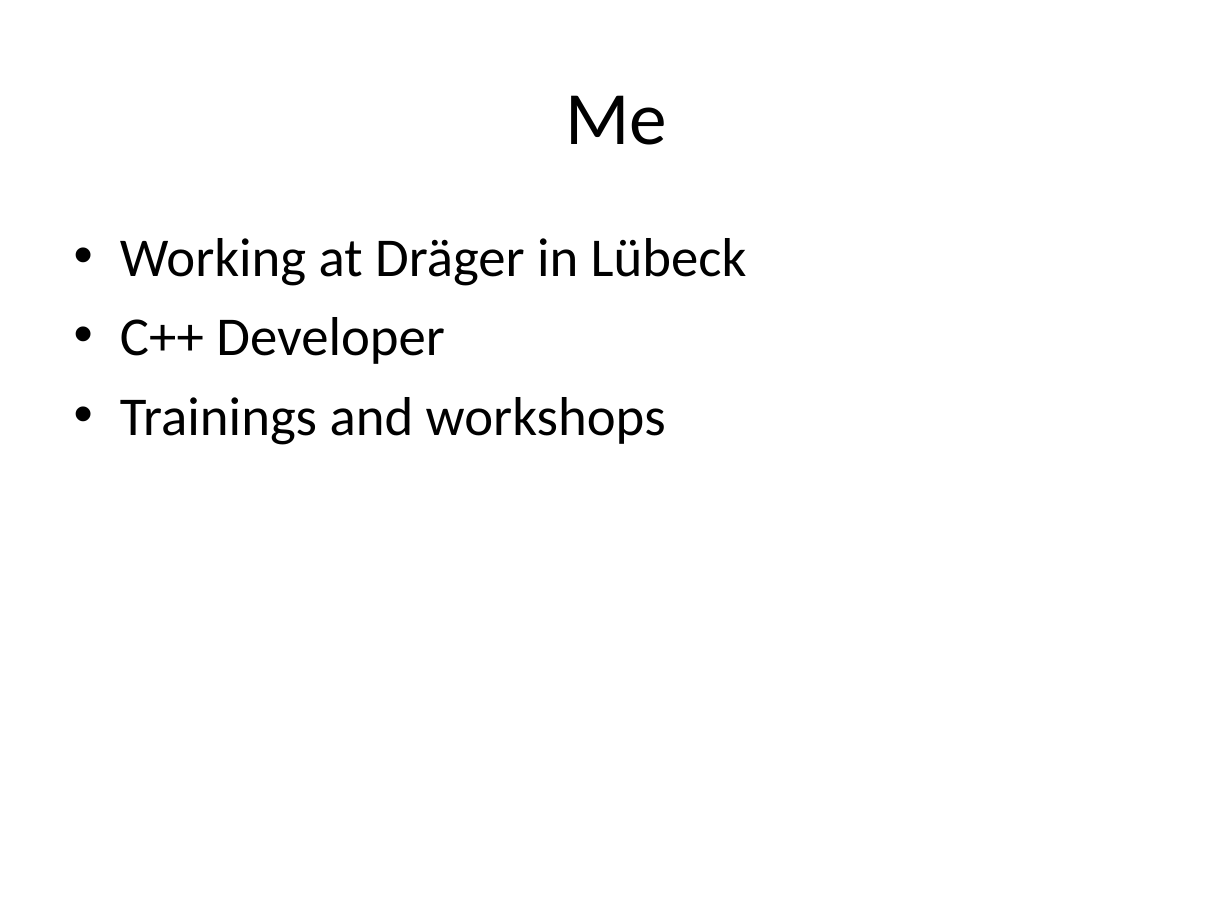
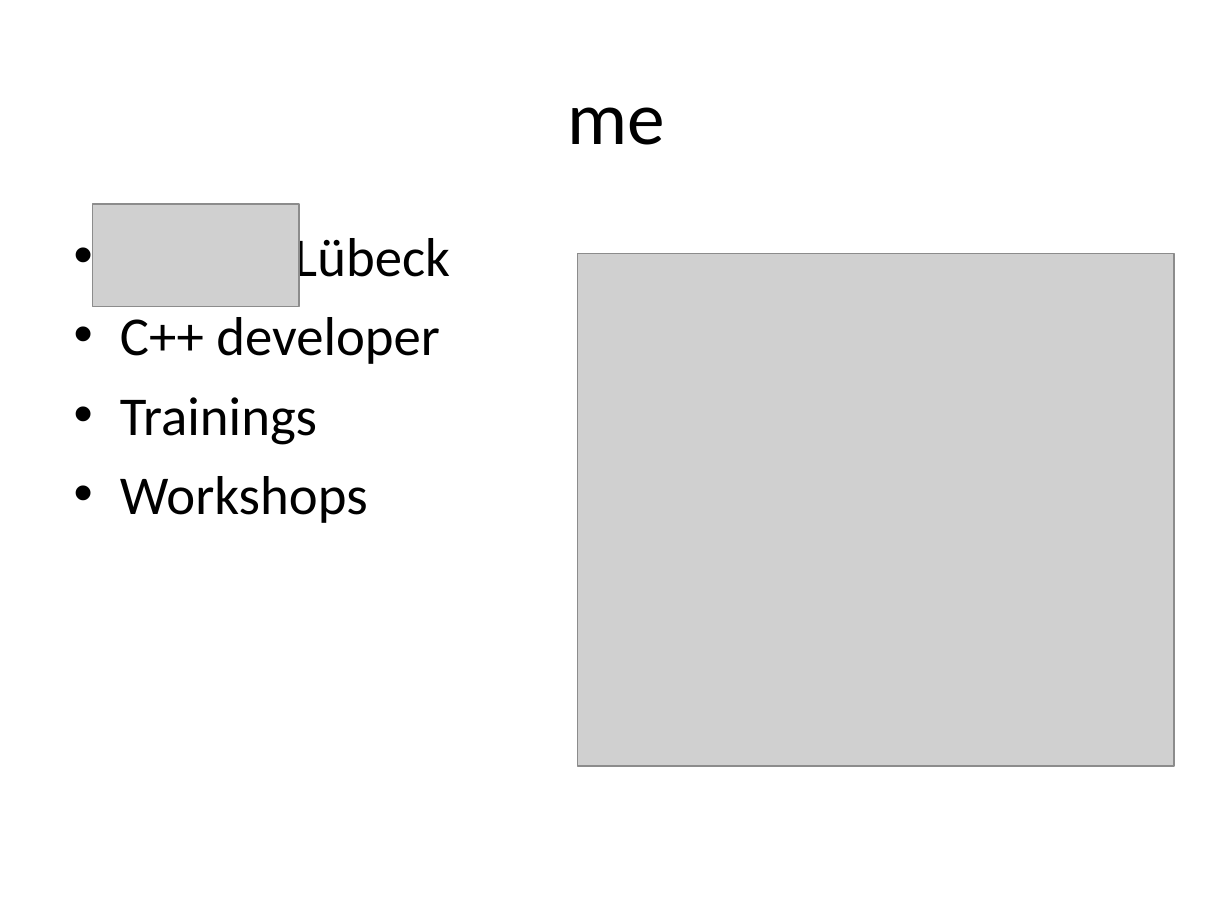
Before and after one commit to kamyu104/GofPatterns, a slide deck: slide 3 of Effective patterns.ppt. Drawn at 1232x924 pixels with LibreOffice and Linux fonts; fonts in the diff are those of the drawing; grey boxes stand for pictures. Boxes give left, top, right and bottom in pixels: in the first picture for what was removed or moved away, otherwise in the second. Text is boxed around its words. In the diff, an @@ line names an element or a change of style, - is before the commit and + after.

```diff
--- a/Effective patterns.ppt
+++ b/Effective patterns.ppt
@@ title at (567,107,664,145): text changed @@
-Me
+me
@@ picture added at (92,205,299,307) @@
@@ text at (120,230,450,523): text changed @@
-• Working at Dräger in Lübeck
-• C++ Developer
-• Trainings and workshops
+• Dräger Lübeck
+• C++ developer
+• Trainings
+• Workshops
@@ picture added at (578,254,1174,766) @@
```
Also in this commit, not shown: 5 other slides changed, 27 slides added, 19 slides removed, 4 other files.
